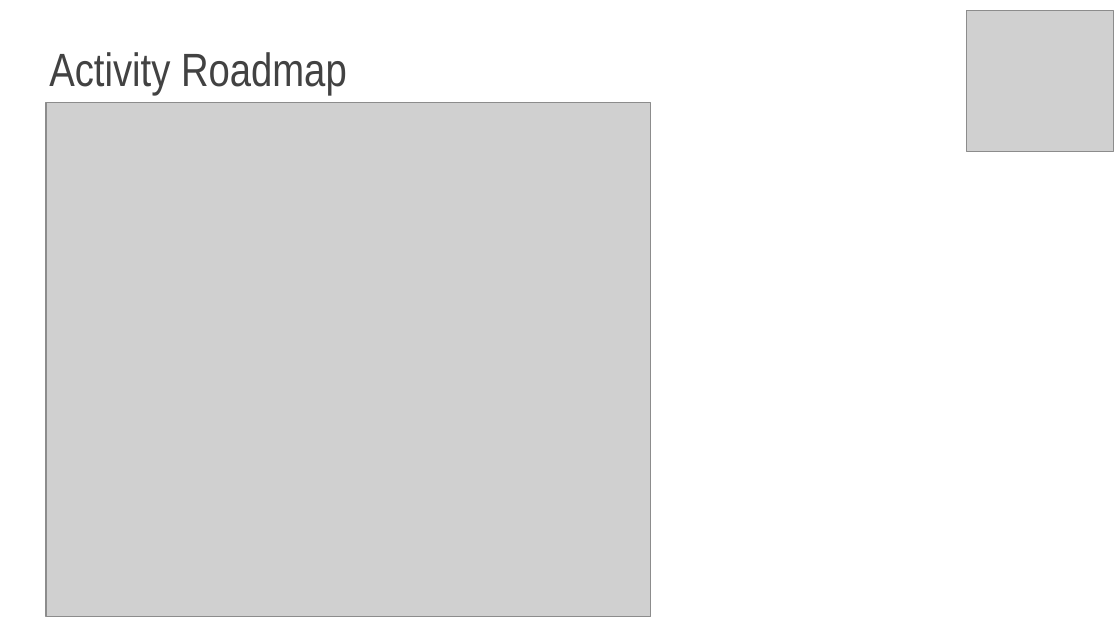
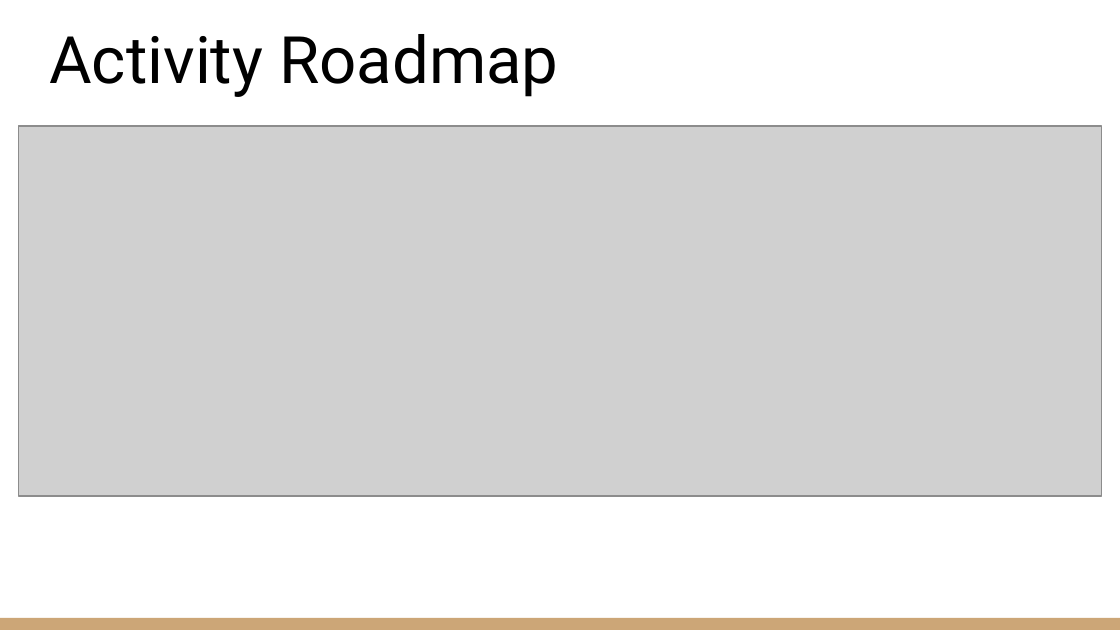
Before and after one commit to Kee2u/Deciphering_the_Indus_Valley_Script, a slide deck: slide 13 of Indus Valley Girls.pptx (slide 4 before the commit). Drawn at 1120x630 pixels with LibreOffice and Linux fonts; fonts in the diff are those of the drawing; grey boxes stand for pictures; background and template pictures are left out. Boxes give left, top, right and bottom in pixels: in the first picture for what was removed or moved away, otherwise in the second. Text is boxed around its words. In the diff, an @@ line names an element or a change of style, - is before the commit and + after.

```diff
--- a/Indus Valley Girls.pptx
+++ b/Indus Valley Girls.pptx
@@ title "Activity Roadmap" at bbox=[49, 34, 558, 97]: size 30 to 42 pt, font Arial Narrow to Roboto, text colour #424242 to #000000 @@
@@ picture removed at bbox=[967, 11, 1113, 152] @@
@@ picture removed at bbox=[46, 103, 651, 617] @@
@@ picture added at bbox=[19, 127, 1102, 496] @@
@@ rectangle added at bbox=[0, 618, 1120, 630], fill #CCA677 @@
```
Also in this commit, not shown: 4 other slides changed, 9 slides added, 3 slides removed, 1 other file.
